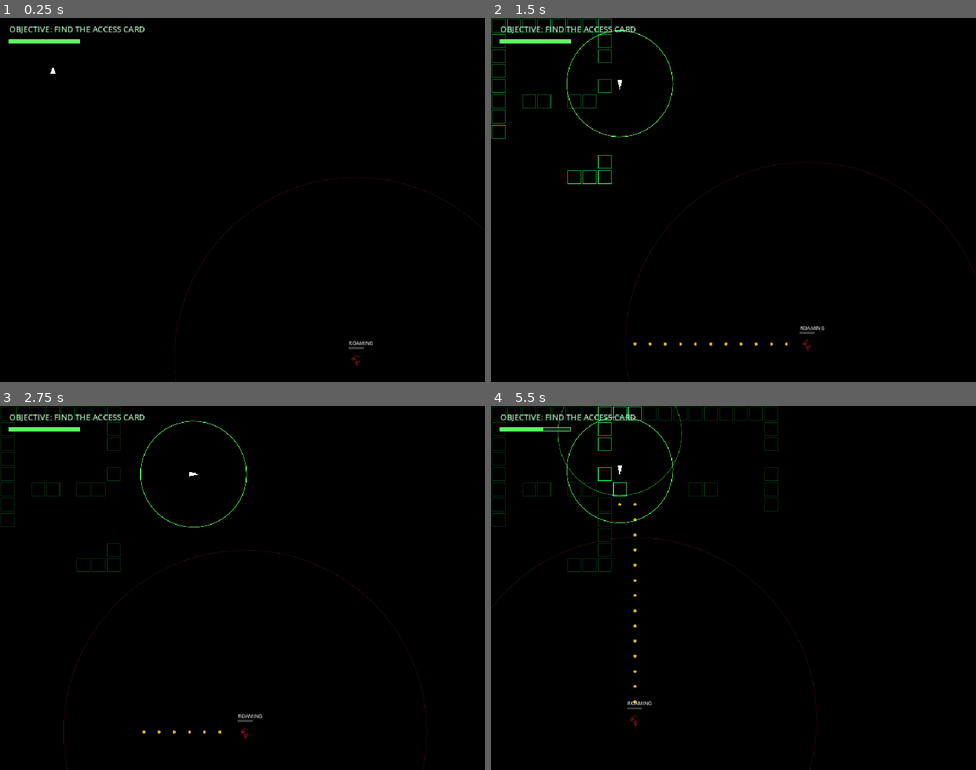
Above: before the commit, frames 1-4 (two rows, left to right).
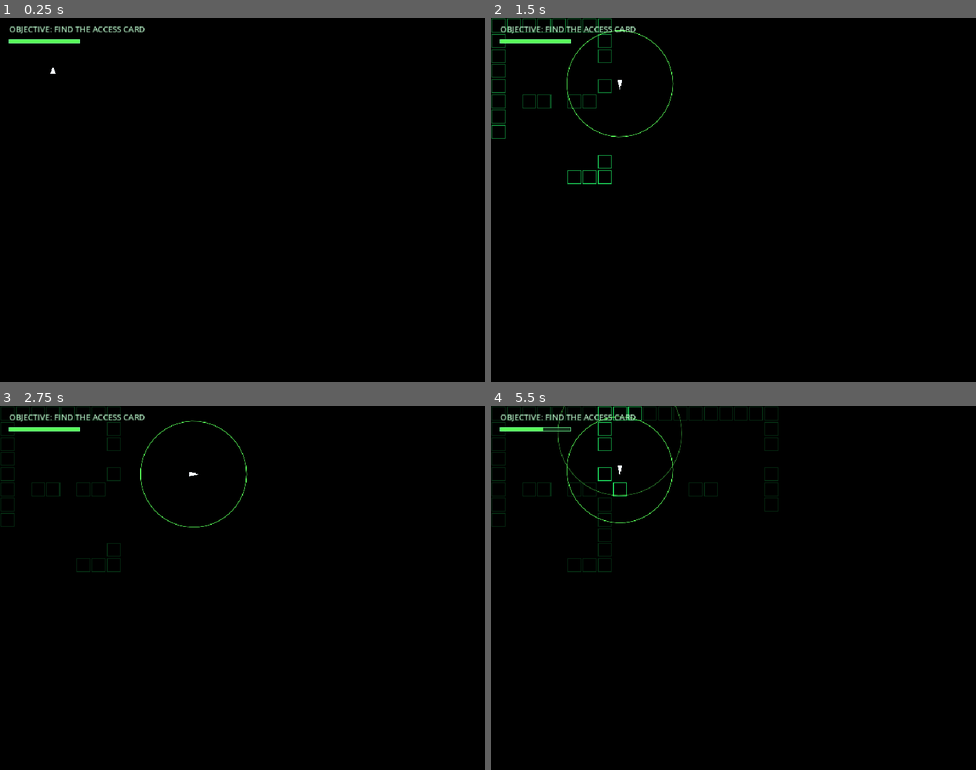
Above: after the commit, the same moments.

Repository: UnderstoodUseYourUsernameHere/Sonar
Game: Godot game, scene res://scenes/main.tscn
Same seed, same stepped clock (60 frames per second), same inputs: the game is played once before the commit and once after it.
Inputs (mouse positions are in pixels of both pictures, inside the frame that each line leads up to):
- Up to frame 1 (0.25 s): no input
- Up to frame 2 (1.5 s): tap Enter at 0.5 s; move the mouse to (840, 181) at 0.52 s; hold Right (move_right) 0.53-1.28 s; tap Space (ping) at 0.6 s; click (840, 181) at 0.67 s; move the mouse to (636, 218) at 1.27 s; hold S (move_down) from 1.28 s (still down); tap Alt at 1.35 s
- Up to frame 3 (2.75 s): move the mouse to (291, 507) at 2.02 s; release S (move_down) at 2.03 s; hold Right (move_right) from 2.03 s (still down); tap Shift at 2.1 s
- Up to frame 4 (5.5 s): move the mouse to (709, 660) at 2.77 s; release Right (move_right) at 2.78 s; hold W (move_up) 2.78-3.53 s; tap Space (ping) at 2.85, 5.1 s; click (709, 660) at 2.92 s; move the mouse to (879, 642) at 3.52 s; hold Left (move_left) 3.53-5.03 s; tap Alt at 3.6 s; move the mouse to (588, 533) at 4.27 s; tap Shift at 4.35 s; tap R (restart) at 5 s; move the mouse to (757, 588) at 5.02 s; hold S (move_down) from 5.03 s (still down); click (757, 588) at 5.17 s

The runs differ from the first frame. In frame 1, 0.2% of the frame differs, in the area x 36-100%, y 43-100%; in frame 2, 0.3%; in frame 3, 0.3%, in the area x 13-89%, y 39-100%; in frame 4, 0.3%.

Commit message:
feature: added backoff when stalking and monster telegraphs its lunges

Diff:
--- a/scripts/main.gd
+++ b/scripts/main.gd
@@ -52,19 +52,24 @@
 
 const MONSTER_STALK_MOVE_TIME: float = 0.16
 const MONSTER_STALK_DISTANCE_START: int = 6
-const MONSTER_STALK_DISTANCE_MIN: int = 2
-const MONSTER_STALK_CREEP_SECONDS: float = 3.0
+const MONSTER_STALK_DISTANCE_MIN: int = 3
+const MONSTER_STALK_CREEP_SECONDS: float = 4.5
+
+const MONSTER_STALK_BACKOFF_SECONDS: float = 6.0 ## How long it takes for the monster to backoff if the player remains silent for this amount of seconds
+const MONSTER_STALK_NOISE_CREEP_BONUS: float = 2.0 ## Every noise it hears while stalking removes this amount from the creep timer
+const MONSTER_LUNGE_PAUSE: float = 1.1 ## How long the monster takes to switch to hunting, but visually
+const MONSTER_LUNGE_RING_COLOR: Color = Color(1.0, 0.15, 0.2, 1.0)
 
 const AWARENESS_HUNT_THRESHOLD: float = 1.0
 const AWARENESS_AFTER_LOST_HUNT: float = 0.3
-const MONSTER_HUNT_MOVE_TIME: float = 0.11
+const MONSTER_HUNT_MOVE_TIME: float = 0.15
 const MONSTER_HUNT_LOSE_SECONDS: float = 2.5
 const MONSTER_HUNT_PROXIMITY_TILES: float = 2.0
+const MONSTER_ATTACK_TRIGGER_DISTANCE: float = TILE_SIZE * 0.9
+const MONSTER_ATTACK_WINDUP: float = 0.3
 
 const WALL_DIM_SEEN_ALPHA: float = 0.18 ## A wall thats been seen before never dims below this(its going to be an alpha, sigma oh my god!!!!)
 const WALL_FLASH_DURATION: float = 1.2
-
-const MONSTER_CATCH_DISTANCE: float = TILE_SIZE * 0.30
 
 const MONSTER_ROAM_WAIT: float = 0.75
 const MONSTER_ROAM_MIN_DISTANCE: int = 8
@@ -94,7 +99,7 @@
 const EXIT_DIM_ALPHA: float = 0.30
 const EXIT_FLASH_DURATION: float = 1.0
 
-const DEBUG_SHOW_MONSTER: bool = true
+const DEBUG_SHOW_MONSTER: bool = false
 
 const MAP_ROWS: Array[String] = [
 	"################################",
@@ -218,9 +223,16 @@
 var monster_stalk_target: Vector2i = Vector2i.ZERO
 var monster_stalk_distance: int = MONSTER_STALK_DISTANCE_START
 var monster_stalk_creep_remaining: float = 0.0
+var monster_stalk_quiet_time: float = 0.0
+
+var monster_lunge_remaining: float = 0.0
+var monster_lunge_start_time: float = -1000.0
 
 var monster_hunt_target: Vector2i = Vector2i.ZERO
 var monster_hunt_lose_remaining: float = 0.0
+var monster_is_attacking: bool = false
+var monster_attack_remaining: float = 0.0
+var monster_attack_start_time: float = -1000.0
 
 var card_cell: Vector2i = Vector2i.ZERO
 var card_draw_position: Vector2 = Vector2.ZERO
@@ -256,24 +268,34 @@
 
 	monster_path.clear()
 	monster_roam_wait_remaining = 0.5
-
-	if monster_path.is_empty():
-		push_warning("No monster route was found at beginning?")
-	print("Offsets: ", monster_dot_offsets.size(), " | Sizes: ", monster_dot_sizes.size())
-	print("Debug path: ", monster_path)
 	queue_redraw()
 
-func _check_player_caught() -> void:
+func _check_player_caught(delta: float) -> void:
 	if game_over:
 		return
 
 	var distance: float = player_draw_position.distance_to(monster_draw_position)
-	if distance > MONSTER_CATCH_DISTANCE:
-		return
-
-	game_over = true
-	active_pulses.clear()
-	monster_path.clear()
+	if monster_is_attacking:
+		monster_attack_remaining -= delta
+
+		if monster_attack_remaining > 0.0:
+			return
+
+		if distance <= MONSTER_ATTACK_TRIGGER_DISTANCE:
+			game_over = true
+			active_pulses.clear()
+			monster_path.clear()
+			return
+
+		monster_is_attacking = false
+		_begin_monster_hunting(player_cell)
+		return
+
+	if distance <= MONSTER_ATTACK_TRIGGER_DISTANCE:
+		monster_is_attacking = true
+		monster_attack_remaining = MONSTER_ATTACK_WINDUP
+		monster_attack_start_time = game_time
+		monster_path.clear()
 
 func _draw_game_over() -> void:
 	var screen_size: Vector2 = Vector2(
@@ -296,7 +318,7 @@
 		HORIZONTAL_ALIGNMENT_CENTER,
 		screen_size.x,
 		42,
-		Color(1.0, 0.25, 0.25, 1.0)
+		Color(1.0, 0.30, 0.25, 1.0)
 	)
 
 	draw_string(
@@ -460,6 +482,9 @@
 	return walkable_cells[fallback_index]
 
 func _update_monster_movement(delta: float) -> void:
+	if monster_is_attacking and not is_monster_moving:
+		return
+
 	if is_monster_moving:
 		monster_move_elapsed += delta
 
@@ -525,6 +550,8 @@
 	if monster_state != MonsterState.STALKING:
 		monster_stalk_distance = MONSTER_STALK_DISTANCE_START
 		monster_stalk_creep_remaining = MONSTER_STALK_CREEP_SECONDS
+		monster_stalk_quiet_time = 0.0
+		monster_lunge_remaining = 0.0
 
 	monster_state = MonsterState.STALKING
 	monster_stalk_target = target_cell
@@ -537,9 +564,20 @@
 	monster_path.resize(kept_steps)
 
 func _update_monster_stalking(delta: float) -> void:
+	if monster_lunge_remaining > 0.0:
+		monster_lunge_remaining -= delta
+		monster_path.clear()
+
+		if monster_lunge_remaining <= 0.0:
+			_begin_monster_hunting(player_cell)
+
+		return
+
 	if monster_awareness < AWARENESS_STALK_EXIT:
 		_begin_monster_search(monster_cell) ## If it loses interest it looks around where it is then wanders away
 		return
+
+	monster_stalk_quiet_time += delta
 
 	if is_monster_moving:
 		return
@@ -550,6 +588,16 @@
 		return
 
 	if not monster_path.is_empty():
+		return
+
+	if monster_stalk_quiet_time >= MONSTER_STALK_BACKOFF_SECONDS:
+		monster_stalk_quiet_time = 0.0
+		monster_stalk_creep_remaining = MONSTER_STALK_CREEP_SECONDS
+
+		if monster_stalk_distance < MONSTER_STALK_DISTANCE_START:
+			monster_stalk_distance += 1
+			monster_needs_new_path = true
+
 		return
 
 	monster_stalk_creep_remaining -= delta
@@ -560,7 +608,9 @@
 			monster_stalk_distance -= 1
 			monster_needs_new_path = true
 		else:
-			_begin_monster_hunting(monster_stalk_target)
+			monster_lunge_remaining = MONSTER_LUNGE_PAUSE
+			monster_lunge_start_time = game_time
+			monster_path.clear()
 
 func _begin_monster_hunting(target_cell: Vector2i) -> void:
 	monster_state = MonsterState.HUNTING
@@ -705,7 +755,7 @@
 	_update_proximity_sense()
 	_update_monster_ai(delta)
 	_check_card_collection()
-	_check_player_caught()
+	_check_player_caught(delta)
 	_check_for_victory()
 
 	queue_redraw()
@@ -901,6 +951,9 @@
 	monster_sense_confidence = closeness
 
 func _update_monster_ai(delta: float) -> void:
+	if monster_is_attacking:
+		return
+
 	var decay_rate: float = AWARENESS_DECAY_PER_SECOND
 	if monster_state == MonsterState.STALKING:
 		decay_rate = AWARENESS_STALK_DECAY_PER_SECOND
@@ -931,13 +984,21 @@
 			_update_monster_hunting(delta)
 
 func _on_monster_heard_noise() -> void:
-
+	if monster_state == MonsterState.HUNTING and last_noise_loudness < AWARENESS_PER_PING:
+		return
 	var noise_distance: float = monster_draw_position.distance_to(_cell_center(last_noise_cell))
 	var noise_is_close: bool = noise_distance <= MONSTER_HUNT_PROXIMITY_TILES * TILE_SIZE
 	var stalking_and_close: bool = monster_state == MonsterState.STALKING and noise_is_close
 
 	var falloff: float = clampf(1.0 - (noise_distance / TILE_SIZE) / AWARENESS_FALLOFF_TILES, AWARENESS_FALLOFF_FLOOR, 1.0)
 	monster_awareness = minf(monster_awareness + last_noise_loudness * falloff, 1.0)
+
+	if monster_state == MonsterState.STALKING:
+		monster_stalk_quiet_time = 0.0
+		monster_stalk_creep_remaining -= MONSTER_STALK_NOISE_CREEP_BONUS
+
+		if monster_lunge_remaining > 0.0:
+			return
 
 	if monster_awareness >= AWARENESS_HUNT_THRESHOLD or stalking_and_close:
 		_begin_monster_hunting(last_noise_cell)
@@ -1053,6 +1114,8 @@
 	_draw_sense_arcs()
 	_draw_sense_contact()
 	_draw_monster_snapshot()
+	_draw_monster_lunge()
+	_draw_monster_attack()
 
 	if DEBUG_SHOW_MONSTER:
 		_draw_debug_path()
@@ -1310,6 +1373,50 @@
 	var alpha: float  = fade * lerpf(0.20, 0.75, monster_sense_confidence)
 
 	_draw_monster_at(monster_sense_position, alpha)
+
+func _draw_monster_lunge() -> void:
+	if monster_lunge_remaining <= 0.0:
+		return
+
+	var age: float = game_time - monster_lunge_start_time
+	var progress: float = clampf(age / MONSTER_LUNGE_PAUSE, 0.0, 1.0)
+
+	var radius: float = lerpf(TILE_SIZE * 2.6, TILE_SIZE * 0.4, progress)
+	var ring_alpha: float = 0.35 + progress * 0.5
+	var monster_alpha: float = 0.4 + progress * 0.5
+
+	draw_arc(
+		monster_draw_position,
+		radius,
+		0.0,
+		TAU,
+		40,
+		Color(MONSTER_LUNGE_RING_COLOR, ring_alpha),
+		2.0,
+		true
+	)
+
+	_draw_monster_at(monster_draw_position, monster_alpha)
+
+func _draw_monster_attack() -> void:
+	if not monster_is_attacking:
+		return
+
+	var age: float = game_time - monster_attack_start_time
+	var progress: float = clampf(age / MONSTER_ATTACK_WINDUP, 0.0, 1.0)
+
+	draw_arc(
+		monster_draw_position,
+		MONSTER_ATTACK_TRIGGER_DISTANCE,
+		0.0,
+		TAU,
+		32,
+		Color(MONSTER_LUNGE_RING_COLOR, 0.4 + progress * 0.6),
+		3.0,
+		true
+	)
+
+	_draw_monster_at(monster_draw_position, 1.0)
 
 func _draw_monster_ai_debug() -> void:
 	var target_center: Vector2
